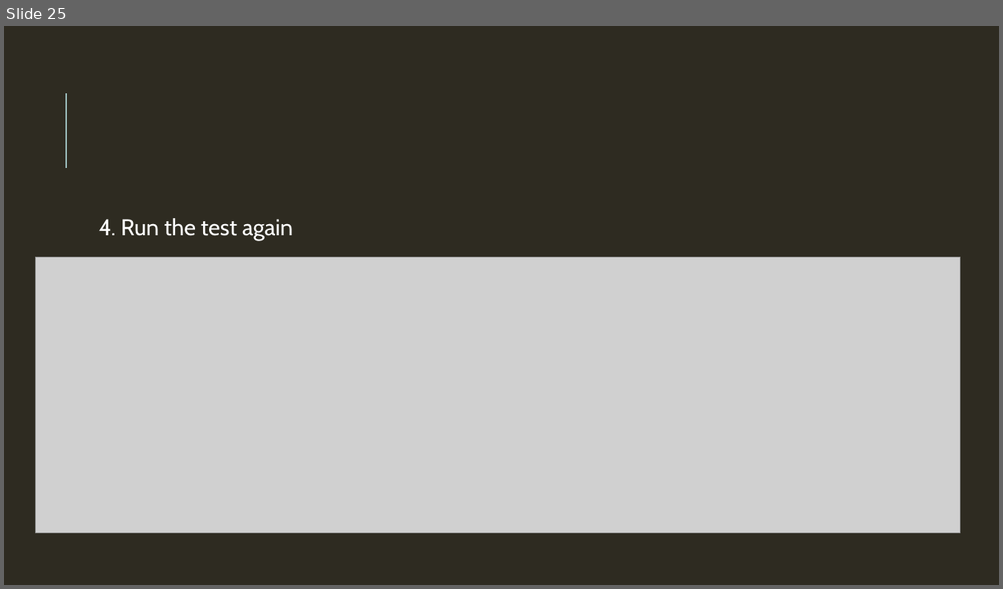
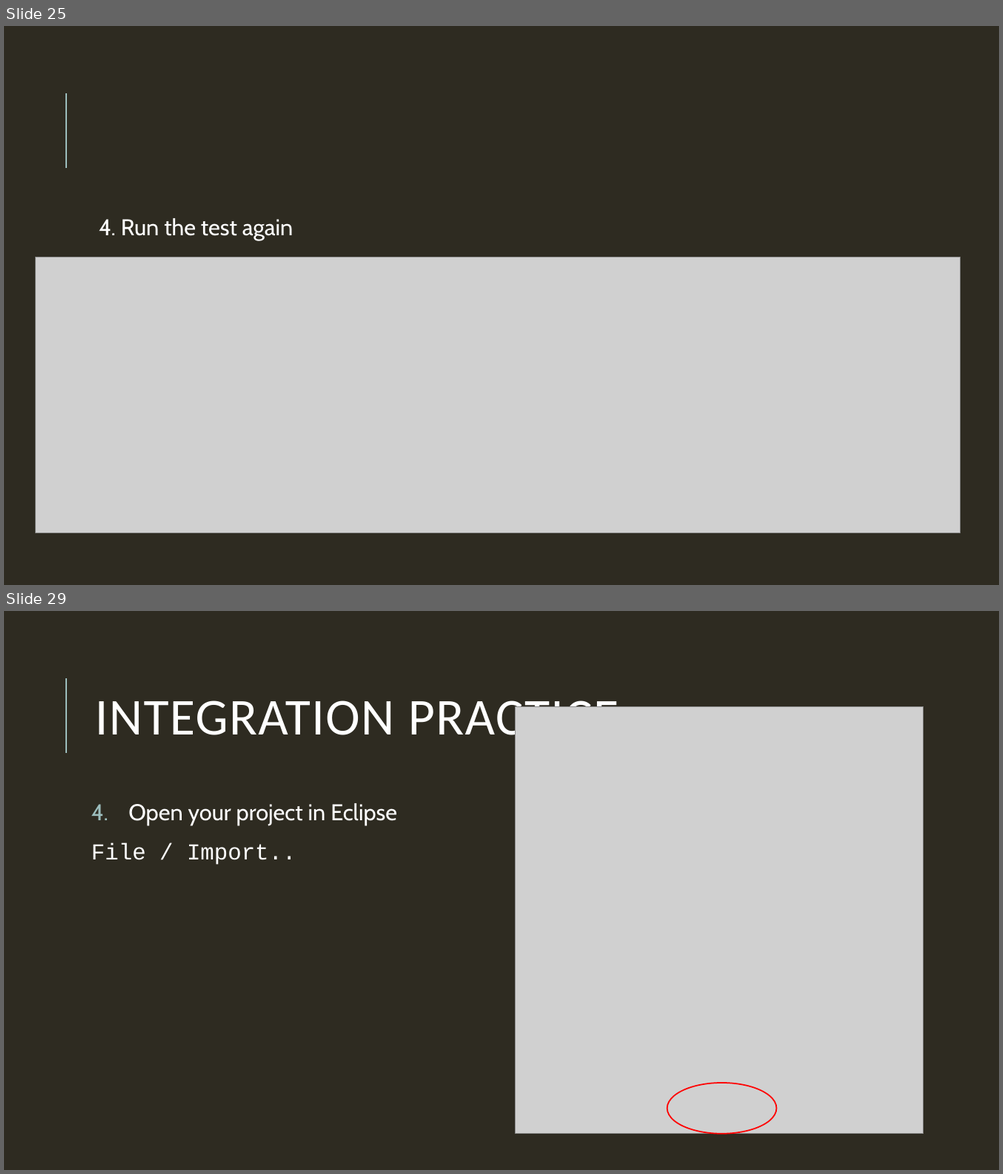
Before and after one commit to DevelopersDelicias/tdd_workshop, a slide deck: tdd_ws.pptx. Shown one above the other, each under a label of ours: slide 25 before the commit, slides 25 and 29 after it; the slides between them are not shown. The pictures are 1003x589 and 1003x1174 pixels, drawn with LibreOffice and Linux fonts; fonts in the diff are those of the drawing; grey boxes stand for pictures. Boxes give left, top, right and bottom in pixels: in the first picture for what was removed or moved away, otherwise in the second. Text is boxed around its words. In the diff, an @@ line names an element or a change of style, - is before the commit and + after.

```diff
--- a/tdd_ws.pptx
+++ b/tdd_ws.pptx
@@ slide 29 added at <box>4,611,999,1170</box>, background #2E2B21; not listed: 1 template element that a slide beside it also shows @@
@@ title added at <box>95,692,618,747</box>, 50 pt, text #FFFFFF @@
+INTEGRATION PRACTICE
@@ picture added at <box>515,706,923,1134</box> @@
@@ text added at <box>91,803,397,865</box>, 22 pt, text #FFFFFF @@
+4. Open your project in Eclipse
+File / Import..
@@ ellipse added at <box>667,1083,777,1134</box>, outline #FF0000 1.25 pt @@
```
Also in this commit, not shown: 8 slides changed, 108 other slides added, 1 slide removed.
